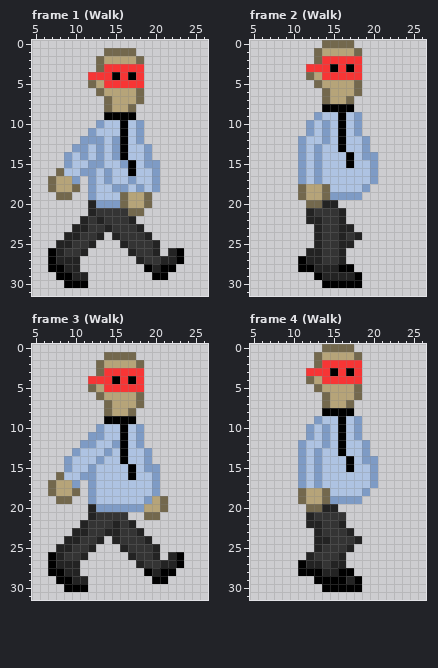
Two states of a pixel-art file, Assets/Artwork/DeathGuy.aseprite. The picture above was drawn from the file before the commit.
32x32 pixels, 5 frames. Shown: frame 1 (Walk): x 5..26, y 0..31; frame 2 (Walk): x 5..26, y 0..31; frame 3 (Walk): x 5..26, y 0..31; frame 4 (Walk): x 5..26, y 0..31. The commit also changed other frames, which this record leaves out.
Once edited:
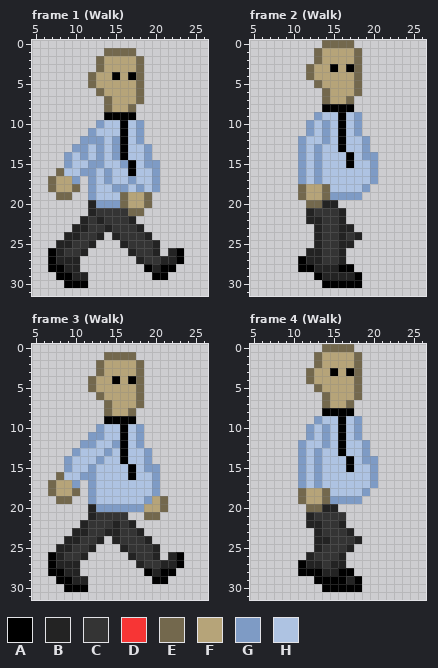
Palette (. is transparent): A #000000  B #232323  C #343434  D #f73535  E #73684d  F #b6a479  G #7e9bc5  H #aec3e2
Change:
layer "Red Glasses" now hidden
Frame 1 (Walk):
Colour D becomes colour E in row 3 at x 18; in row 4 at x 12 and 18; in row 5 at x 18.
Colour D becomes colour F in row 3 at x 14 to 17; in row 4 at x 13 to 14 and 16; in row 5 at x 14 to 17.
Frame 2 (Walk):
Colour D becomes colour E in row 2 at x 18; in row 3 at x 12 and 18; in row 4 at x 18.
Colour D becomes colour F in row 2 at x 14 to 17; in row 3 at x 13 to 14 and 16; in row 4 at x 14 to 17.
Frame 3 (Walk): the same change as frame 1 (Walk)
Frame 4 (Walk): the same change as frame 2 (Walk)
Where, in picture pixels (left, top, right, bottom), the same in both pictures:
changed: (88, 64, 144, 88)
changed: (306, 56, 362, 80)
changed: (88, 368, 144, 392)
changed: (306, 360, 362, 384)
